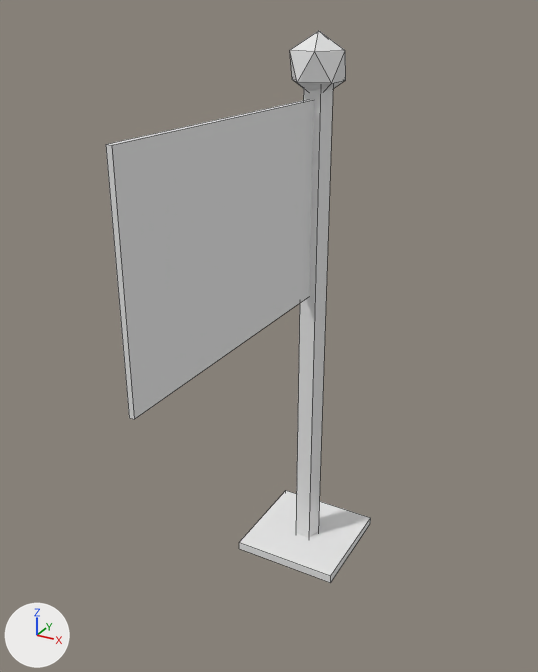
What one commit did to the OBJ model Planet Model 2/datafiles/flag.obj.
Camera for both pictures: a camera (50 mm lens) standing at (1.73, -3.67, 3.24) and looking at (-0.03, -0.47, 1.64). The lights are fixed; the arrows at lower left show +X, +Y and +Z. Mesh edges are drawn as thin lines. Where no turn or scale is listed for an object, it has been applied to the vertices.

The scene before the commit, as lines of its bpy script (objects in view):
```python
me_cylinder = bpy.data.meshes.new('Cylinder')
me_cylinder.from_pydata(...)  # a 5-sided cylinder along z spanning x -0.08..0.08, y -0.07..0.08, z -0.03..2.89; an icosphere of 20 faces spanning x -0.15..0.15, y -0.14..0.14, z 2.81..3.14; a box spanning x -0.01..0.01, y -1.66..-0.02, z 1.74..2.81; a box spanning x -0.33..0.33, y -0.33..0.33, z 0.0..0.05
me_cylinder.materials.append(mat_none)  # white #e7e7e7
ob_cylinder = bpy.data.objects.new('Cylinder', me_cylinder)
ob_cylinder.location = (0.0, 0.0, 0.0)
```
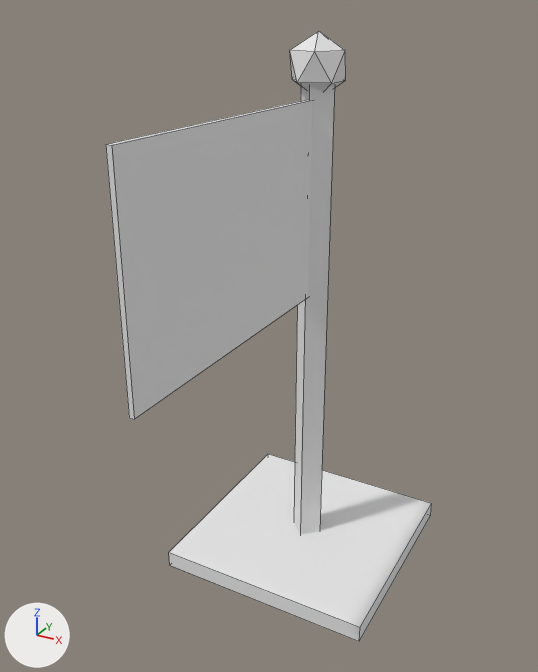
Where the change shows, as pixel boxes [x1, y1, x2, y2] in the pictures (538 x 672 px):
```json
{"object": "Cylinder", "change": "reshaped", "before": [106, 31, 371, 583], "after": [106, 31, 432, 641], "on screen": "23% wider, 10% taller"}
{"part": 1, "of": "me_cylinder", "change": "added", "after": [169, 454, 432, 641]}
{"part": 2, "of": "me_cylinder", "change": "rebuilt", "before": [296, 88, 333, 537], "after": [294, 85, 335, 535], "on screen": "11% wider"}
{"part": 3, "of": "me_cylinder", "change": "deleted", "before": [239, 491, 371, 583]}
```

The change, as JSON lines over the scene's bpy script:
```json
{"block": "me_cylinder", "where": "# used by ob_cylinder; location = (0.0, 0.0, 0.0)"}
{"op": "remove", "block": "me_cylinder", "code": "me_cylinder.from_pydata(...)  # 38 vertices, 39 faces; spans x -0.33..0.33, y -1.66..0.33, z -0.03..3.14"}
{"op": "add", "block": "me_cylinder", "code": "me_cylinder.from_pydata(...)  # 36 vertices, 37 faces; spans x -0.65..0.65, y -1.66..0.65, z -0.03..3.14"}
{"block": "me_cylinder", "change": "me_cylinder part 1: a new loose piece, a box spanning x -0.65..0.65, y -0.65..0.65, z -0.03..0.08, in mat_none (white #e7e7e7)"}
{"block": "me_cylinder", "change": "me_cylinder part 2: the loose piece of 10 vertices spanning x -0.08..0.08, y -0.07..0.08, z -0.03..2.89 is rebuilt with 8 vertices and now spans x -0.1..0.1, y -0.1..0.1, z 0.05..2.93"}
{"block": "me_cylinder", "change": "me_cylinder part 3: the loose piece of 8 vertices spanning x -0.33..0.33, y -0.33..0.33, z 0.0..0.05 is deleted"}
```
